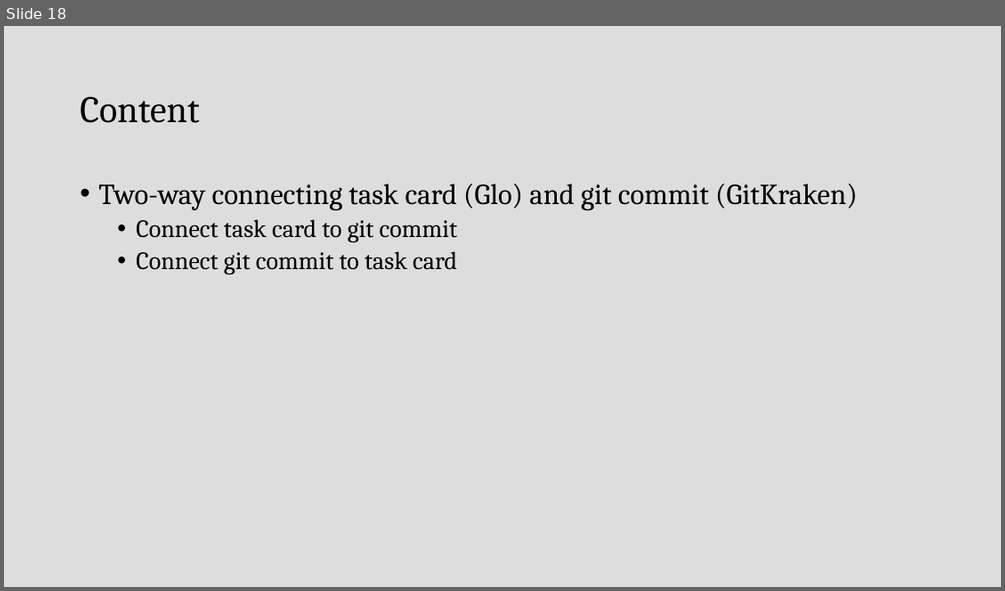
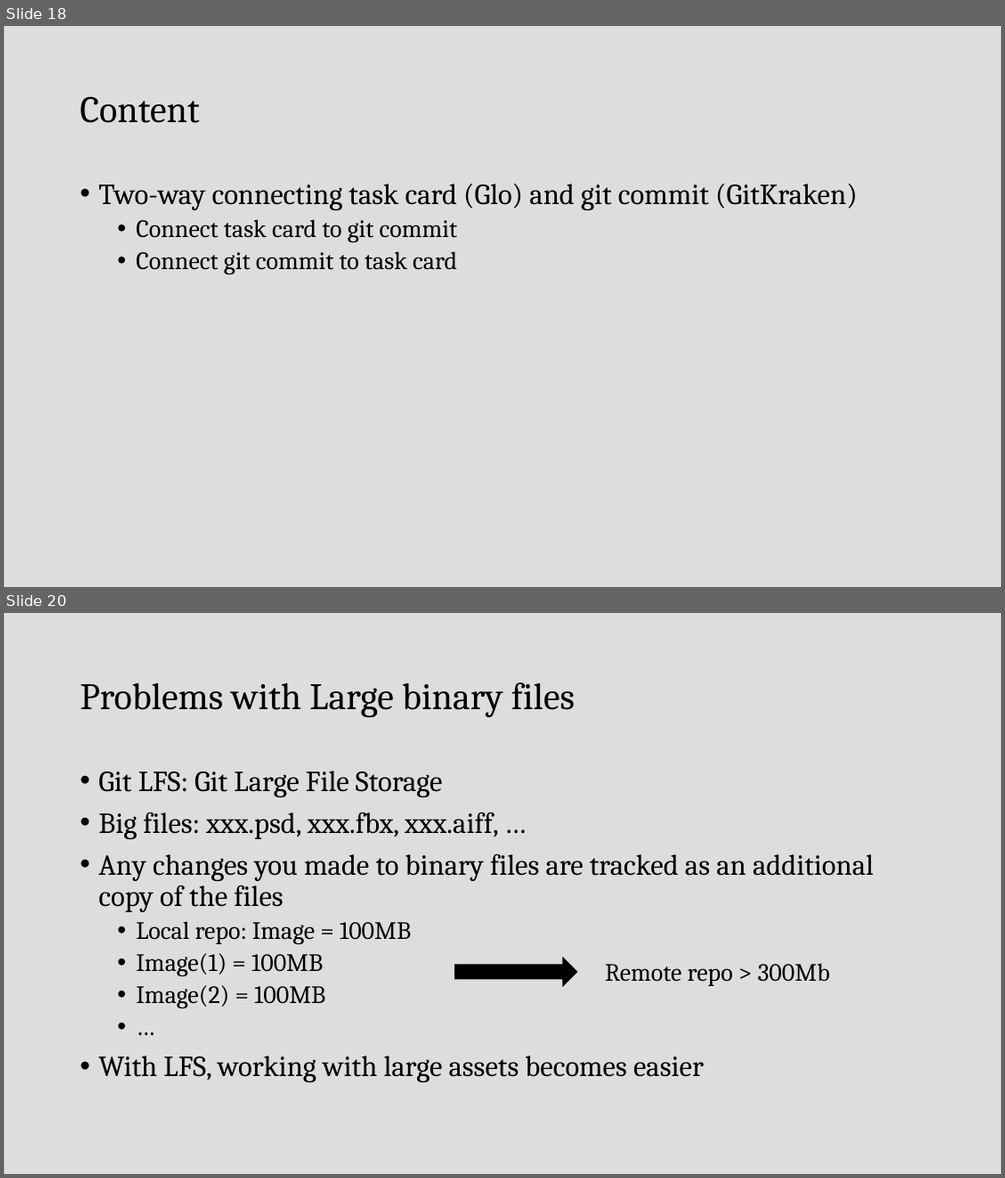
Before and after one commit to hsybb0918/git-tutorial, a slide deck: GitTutorialPPT.pptx. Shown one above the other, each under a label of ours: slide 18 before the commit, slides 18 and 20 after it; the slides between them are not shown. The pictures are 1005x591 and 1005x1178 pixels, drawn with LibreOffice and Linux fonts; fonts in the diff are those of the drawing. Boxes give left, top, right and bottom in pixels: in the first picture for what was removed or moved away, otherwise in the second. Text is boxed around its words. In the diff, an @@ line names an element or a change of style, - is before the commit and + after.

```diff
--- a/GitTutorialPPT.pptx
+++ b/GitTutorialPPT.pptx
@@ slide 20 added at (4,613,1001,1174), background #DDDDDD @@
@@ title added at (80,682,574,718), 36 pt, text #000000 @@
+Problems with Large binary files
@@ text added at (98,771,874,1082), 28 pt, text #000000 @@
+• Git LFS: Git Large File Storage
+• Big files: xxx.psd, xxx.fbx, xxx.aiff, …
+• Any changes you made to binary files are tracked as an additional copy of the files
+  • Local repo: Image = 100MB
+  • Image(1) = 100MB
+  • Image(2) = 100MB
+  • …
+• With LFS, working with large assets becomes easier
@@ right arrow added at (455,957,577,986), fill #000000, outline #000000 1 pt @@
@@ text added at (605,963,830,986), 24 pt, text #000000 @@
+Remote repo > 300Mb
```
Also in this commit, not shown: 2 other slides added.
